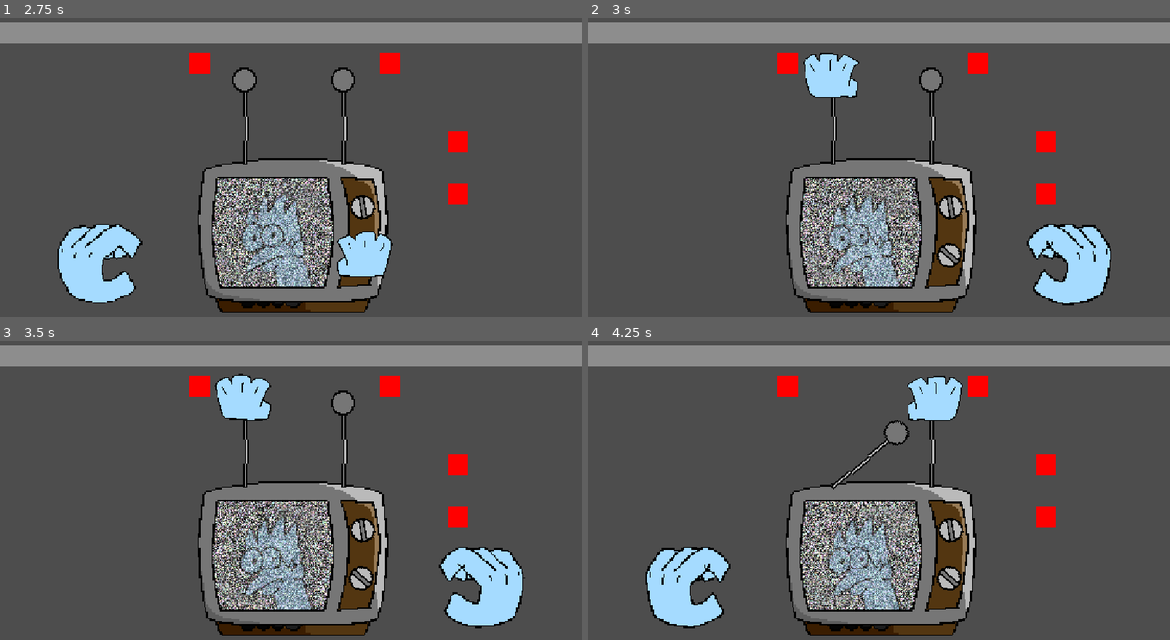
Above: before the commit, frames 1-4 (two rows, left to right).
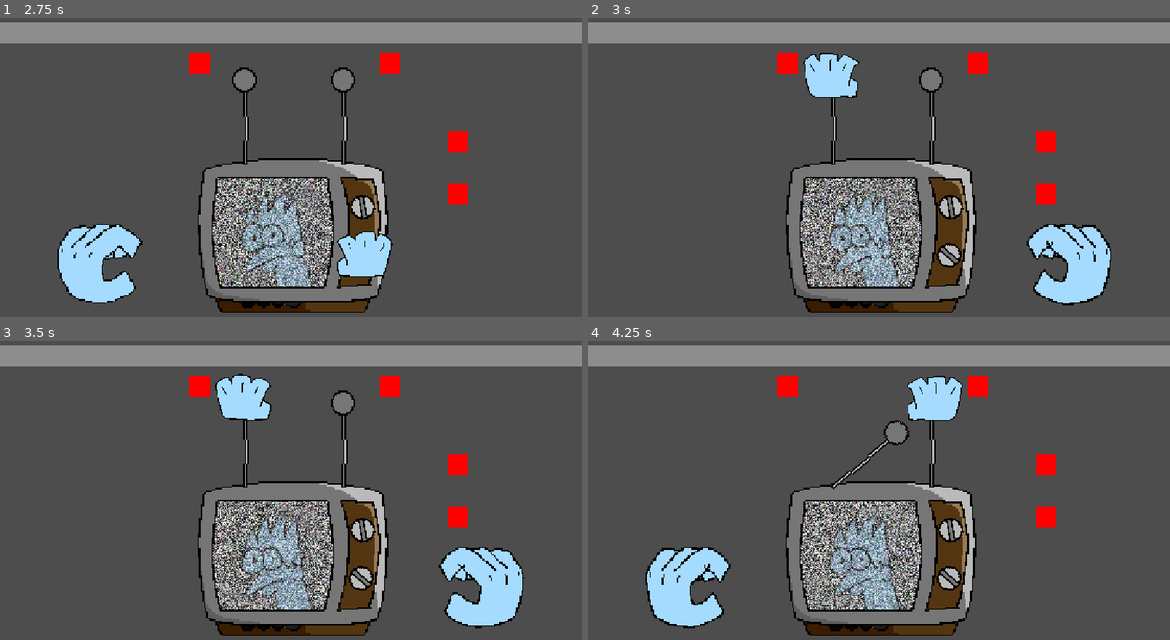
Above: after the commit, the same moments.

Repository: PlasmaOJ15/LD60TvRepair
Game: Godot game, scene res://scenes/main_menu.tscn
The game is run twice, just before and just after one commit, with the same random seed, the same clock (stepped at 60 frames per second) and the same inputs. The engine's default icon, where the game draws it, is replaced by a stand-in: a white triangle on a blue panel in a dark square.
Inputs (mouse positions are in pixels of both pictures, inside the frame that each line leads up to):
- Up to frame 1 (2.75 s): click "START GAME!" at 0.5 s; move the mouse to (360, 206) at 1.27 s; hold Right (ui_right) 1.28-2.03 s; click (360, 206) at 1.35 s; move the mouse to (360, 254) at 2.02 s; hold Left (ui_left) from 2.03 s (still down); click (360, 254) at 2.1 s
- Up to frame 2 (3 s): move the mouse to (832, 80) at 2.77 s; release Left (ui_left) at 2.78 s; hold Right (ui_right) from 2.78 s (still down); click (832, 80) at 2.85 s
- Up to frame 3 (3.5 s): keep holding Right (ui_right)
- Up to frame 4 (4.25 s): keep holding Right (ui_right); move the mouse to (931, 403) at 3.52 s; click (931, 403) at 3.6 s

Frame 1 is identical in both runs. In frame 2, 0.4% of the frame differs, in the area x 41-54%, y 58-90%; in frame 3, 0.4%; in frame 4, 0.4%.
Error after the commit: Cannot call method 'set_deferred' on a null value. (res://scripts/camera_movement.gd:37)

Commit message:
Update tv_repair.tscn

Diff:
--- a/scenes/tv_repair.tscn
+++ b/scenes/tv_repair.tscn
@@ -25,9 +25,6 @@
 stream_2/stream = ExtResource("11_fh53y")
 stream_2/volume = 0.0
 
-[sub_resource type="RectangleShape2D" id="RectangleShape2D_g4v7s"]
-size = Vector2(1152, 126)
-
 [sub_resource type="RectangleShape2D" id="RectangleShape2D_120fa"]
 size = Vector2(1152, 318)
 
@@ -209,10 +206,6 @@
 [node name="cameraMoveUp" type="Area2D" parent="cameraMovement" unique_id=682135890]
 position = Vector2(-576, -488)
 
-[node name="CollisionShape2D" type="CollisionShape2D" parent="cameraMovement/cameraMoveUp" unique_id=1000533642]
-position = Vector2(576, 163)
-shape = SubResource("RectangleShape2D_g4v7s")
-
 [node name="cameraMoveDown" type="Area2D" parent="cameraMovement" unique_id=1077539246]
 position = Vector2(-576, -488)
 
